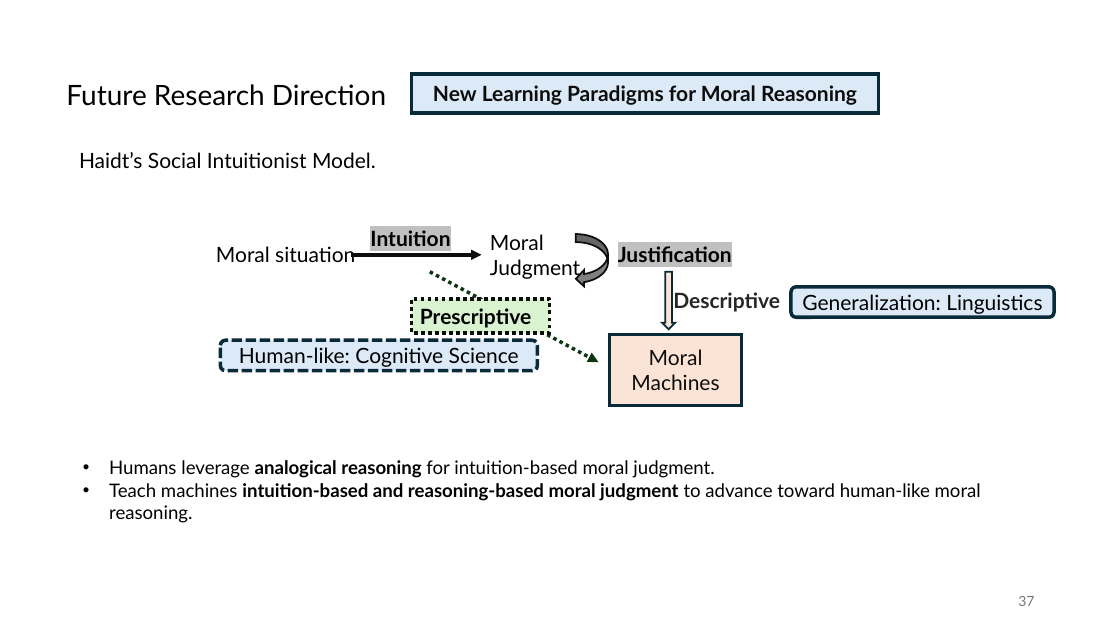
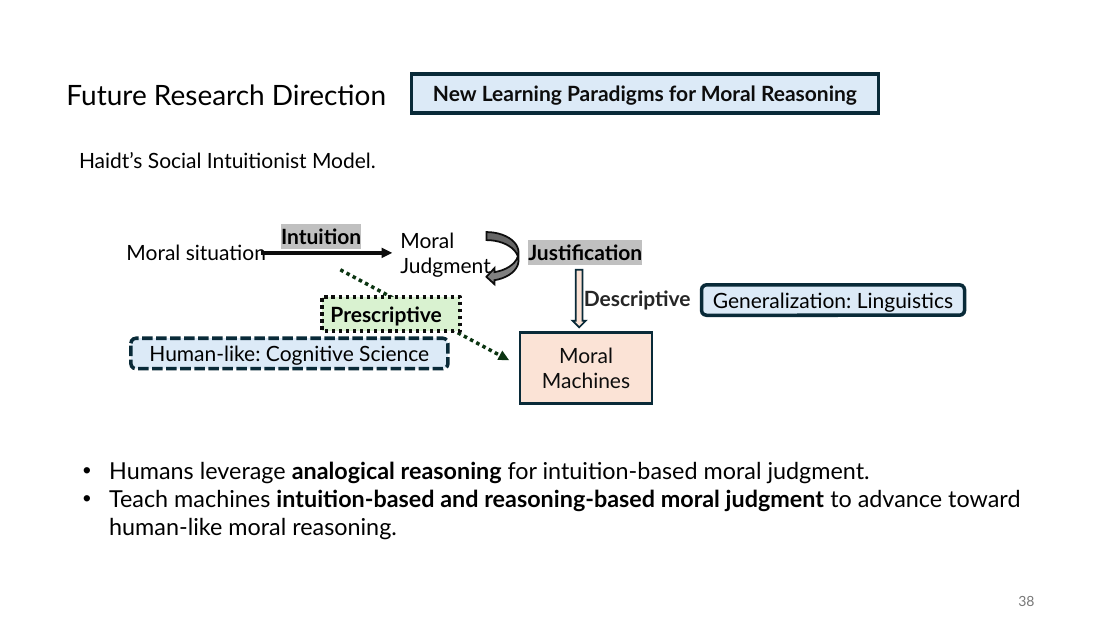
Before and after one commit to guangliang-nlp/jobtalk, a slide deck: slide 38 of jobtalk.pptx (slide 37 before the commit). Drawn at 1120x630 pixels with LibreOffice and Linux fonts; fonts in the diff are those of the drawing. Boxes give left, top, right and bottom in pixels: in the first picture for what was removed or moved away, otherwise in the second. Text is boxed around its words. In the diff, an @@ line names an element or a change of style, - is before the commit and + after.

```diff
--- a/jobtalk.pptx
+++ b/jobtalk.pptx
@@ 5 texts, 2 rectangles, 2 rounded rectangles, 2 arrows, 1 down arrow, 1 curved left arrow: place and size @@
-5 texts, 2 rectangles, 2 rounded rectangles, 2 arrows, 1 down arrow, 1 curved left arrow at [216,230,1054,405]
+5 texts, 2 rectangles, 2 rounded rectangles, 2 arrows, 1 down arrow, 1 curved left arrow at [126,228,965,403]
@@ text "Humans leverage analogical reasoning for ..." at [109,461,1020,540]: size 16 to 20 pt @@
@@ page number at [1018,596,1034,606]: text changed @@
-37
+38
```
Also in this commit, not shown: 5 other slides changed, 1 slide added, 1 other file.
